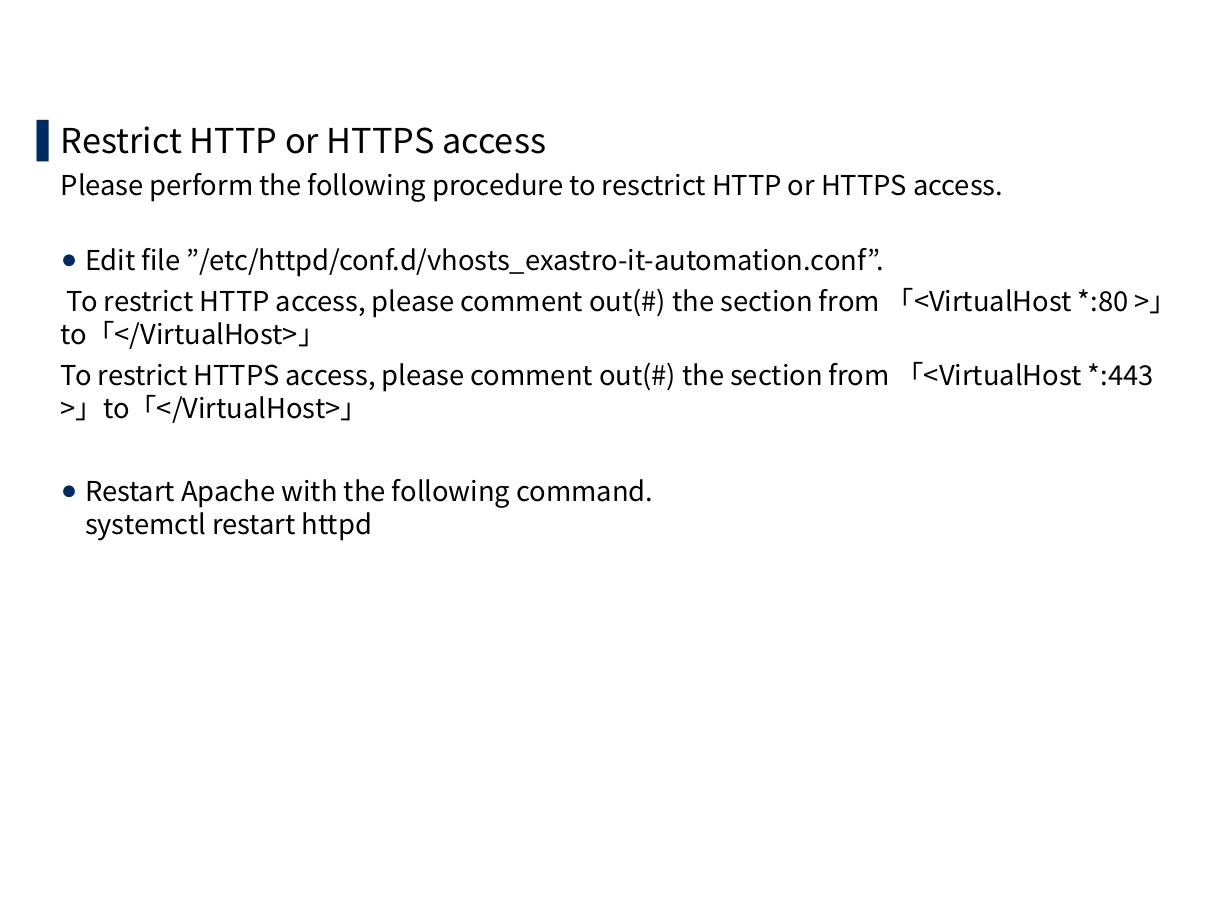
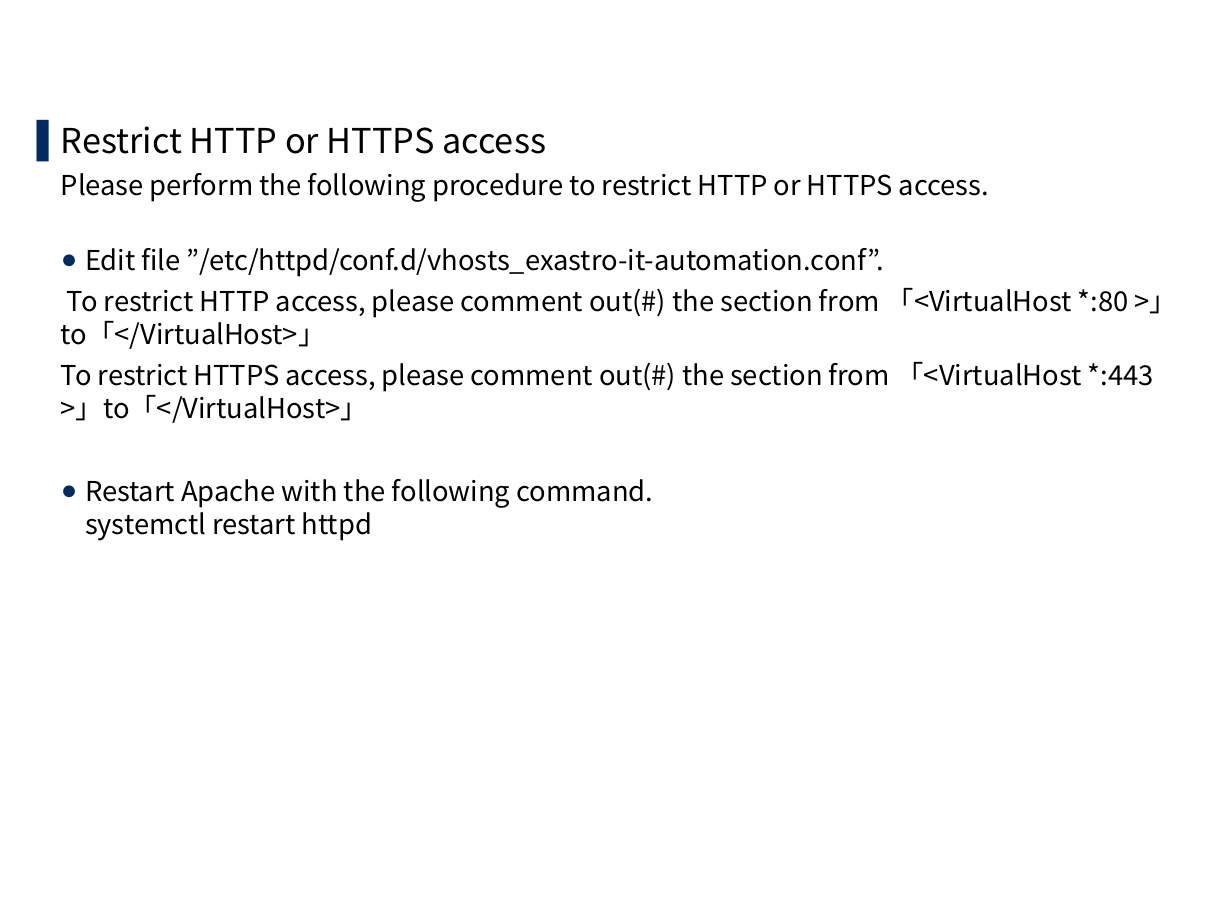
Before and after one commit to exastro-suite/it-automation-docs, a slide deck: slide 27 of asset/Learn/ITA-online-install_en.pptx. Drawn at 1232x924 pixels with LibreOffice and Linux fonts; fonts in the diff are those of the drawing; background and template pictures are left out. Boxes give left, top, right and bottom in pixels: in the first picture for what was removed or moved away, otherwise in the second. Text is boxed around its words. In the diff, an @@ line names an element or a change of style, - is before the commit and + after.

```diff
--- a/asset/Learn/ITA-online-install_en.pptx
+++ b/asset/Learn/ITA-online-install_en.pptx
@@ text at bbox=[61, 173, 989, 202]: text changed @@
-  Please perform the following procedure to resctrict HTTP or HTTPS access.
+  Please perform the following procedure to restrict HTTP or HTTPS access.
```
Also in this commit, not shown: 16 other slides changed, 15 other files.
